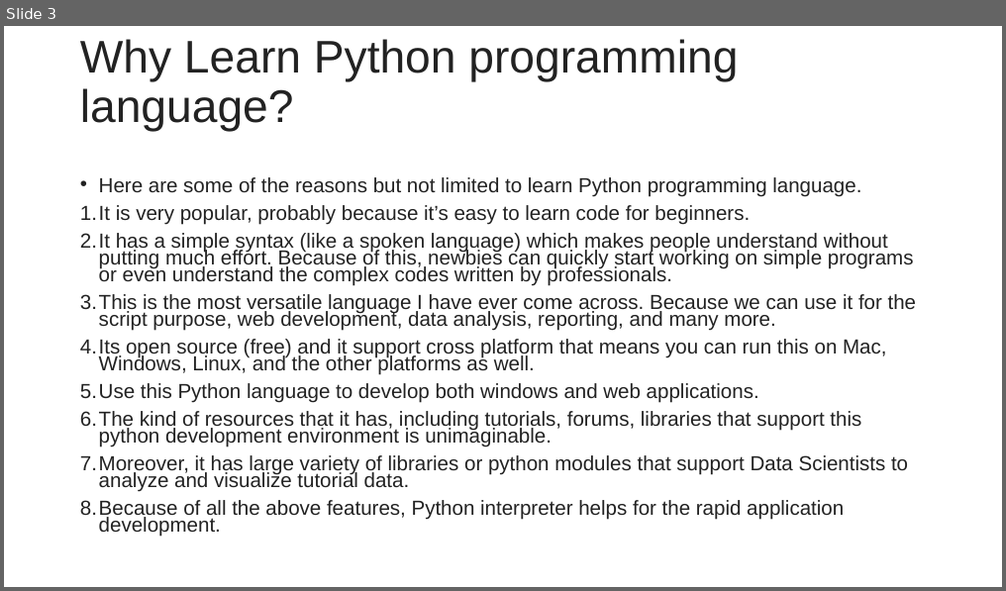
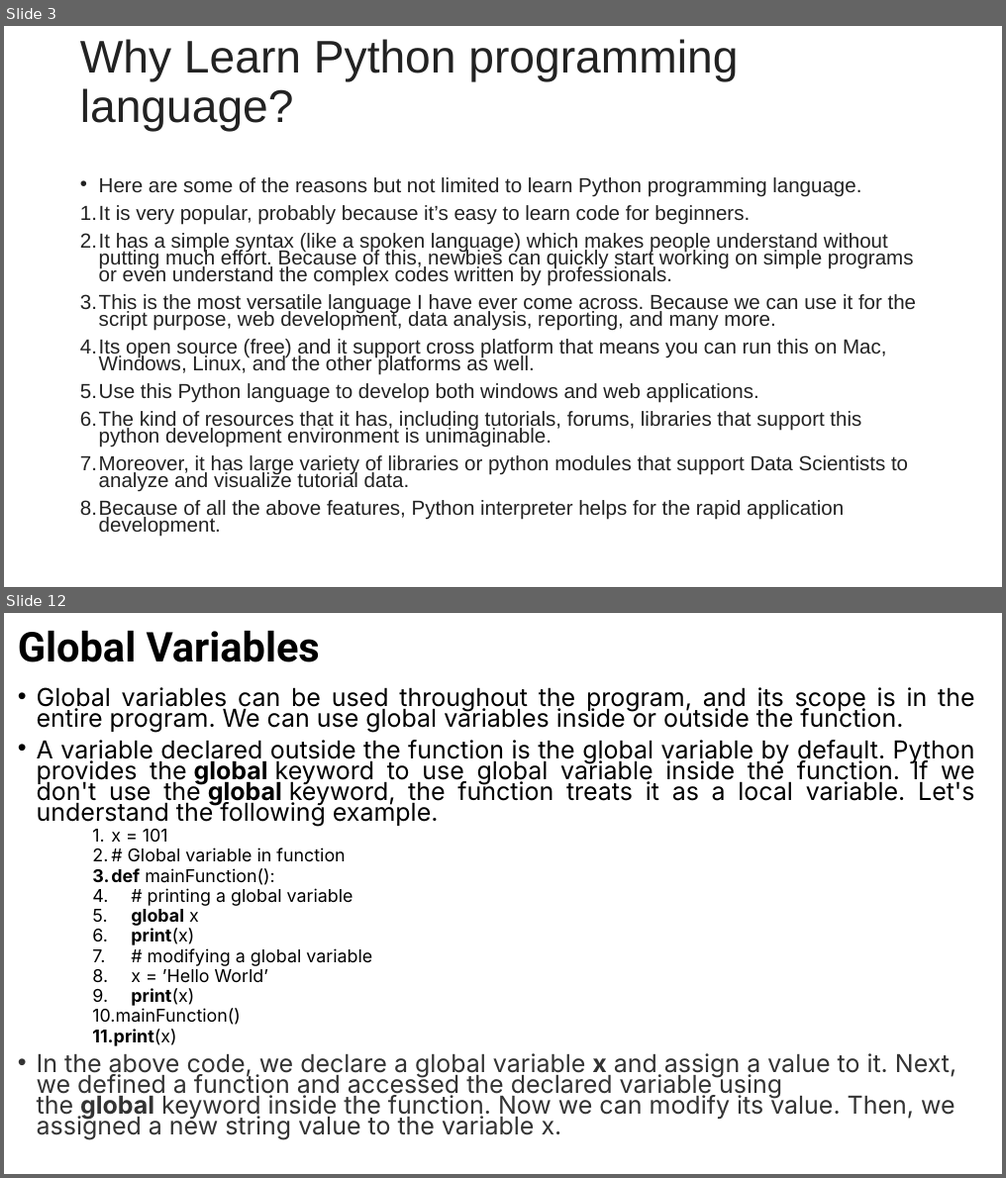
Before and after one commit to hitendradixit/Machine-Learning, a slide deck: SeesionSlides/MACHINE LEARNING Session 1.pptx. Shown one above the other, each under a label of ours: slide 3 before the commit, slides 3 and 12 after it; the slides between them are not shown. The pictures are 1006x591 and 1006x1178 pixels, drawn with LibreOffice and Linux fonts; fonts in the diff are those of the drawing. Boxes give left, top, right and bottom in pixels: in the first picture for what was removed or moved away, otherwise in the second. Text is boxed around its words. In the diff, an @@ line names an element or a change of style, - is before the commit and + after.

```diff
--- a/SeesionSlides/MACHINE LEARNING Session 1.pptx
+++ b/SeesionSlides/MACHINE LEARNING Session 1.pptx
@@ slide 12 added at [4,613,1002,1174], background #FFFFFF @@
@@ title added at [18,630,320,663], 39.6 pt, text #000000, bold @@
+Global Variables
@@ text added at [37,687,975,1140], 23.8 pt, text #000000 @@
+• Global variables can be used throughout the program, and its scope is in the entire program. We can use global variables inside or outside the function.
+• A variable declared outside the function is the global variable by default. Python provides the global keyword to use global variable inside the function. If we don't use the global keyword, the function treats it as a local variable. Let's understand the following example.
+    1. x = 101
+    2. # Global variable in function
+    3. def mainFunction():
+    4. # printing a global variable
+    5. global x
+    6. print(x)
+    7. # modifying a global variable
+    8. x = ’Hello World’
+    9. print(x)
+    10. mainFunction()
+    11. print(x)
+• In the above code, we declare a global variable x and assign a value to it. Next, we defined a function and accessed the declared variable using the global keyword inside the function. Now we can modify its value. Then, we assigned a new string value to the variable x.
```
Also in this commit, not shown: 2 slides changed, 16 other slides added, 7 slides removed.
